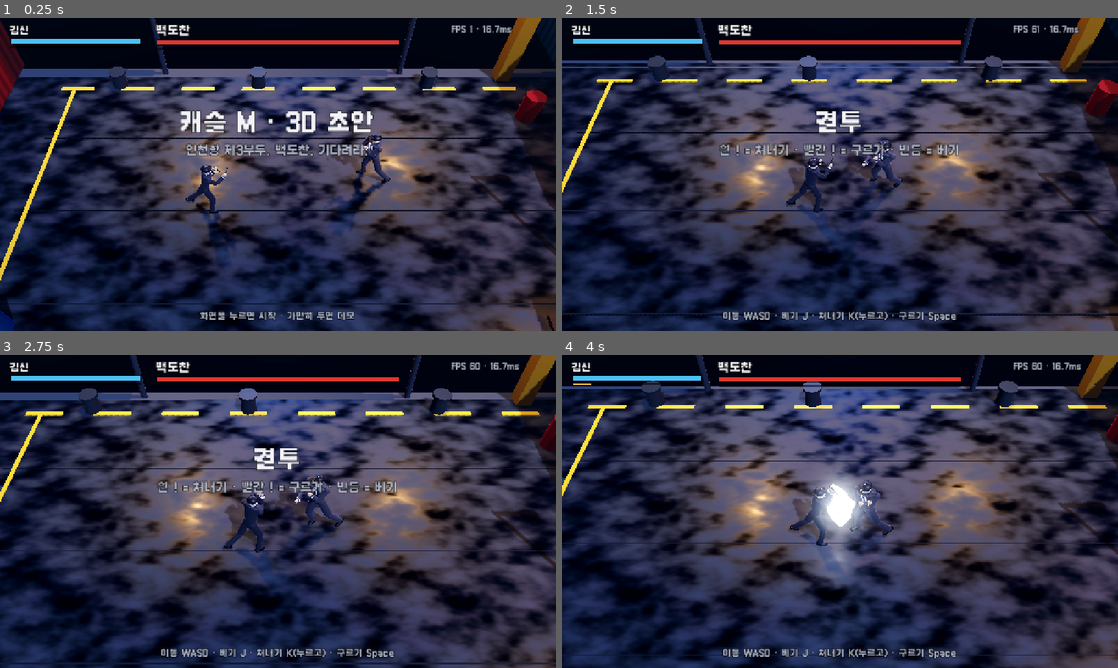
Above: before the commit, frames 1-4 (two rows, left to right).
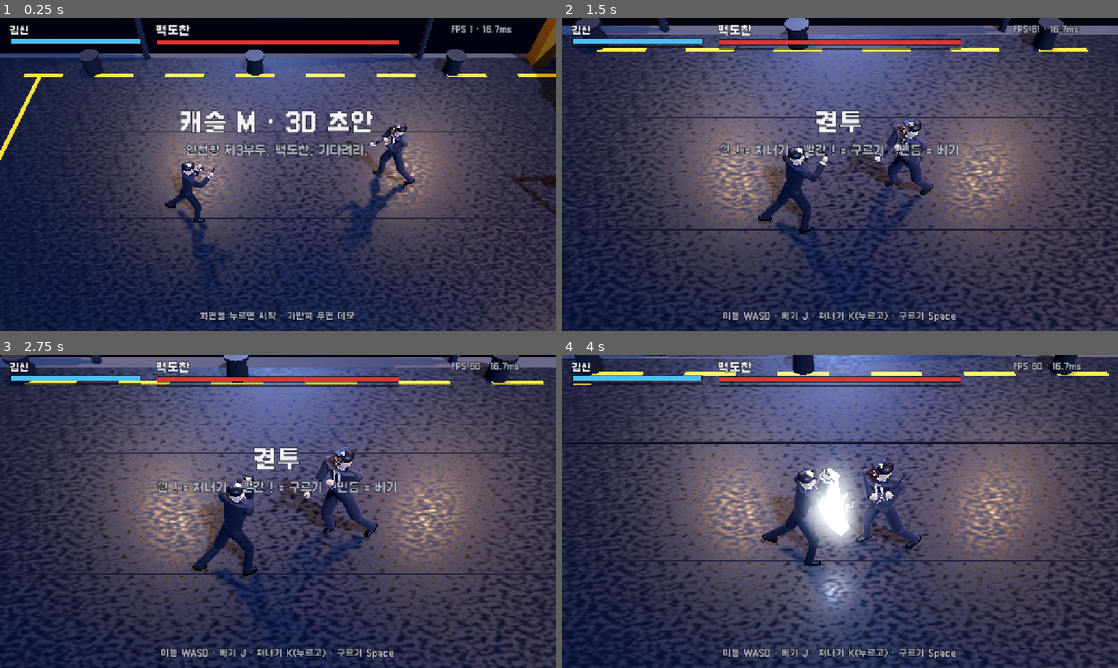
Above: after the commit, the same moments.

Repository: hipiboy7/castle_M3D
Game: Godot game, scene res://main.tscn
The game is run twice, just before and just after one commit, with the same random seed, the same clock (stepped at 60 frames per second) and the same inputs.
Inputs (mouse positions are in pixels of both pictures, inside the frame that each line leads up to):
- Up to frame 1 (0.25 s): no input
- Up to frame 2 (1.5 s): move the mouse to (962, 158) at 0.52 s; hold D (right) 0.53-1.25 s; hold K (parry) 0.53-1.25 s; tap J (attack) at 0.6 s; click (962, 158) at 0.67 s; drag from (728, 190) to (812, 237) at 1.27 s
- Up to frame 3 (2.75 s): move the mouse to (333, 442) at 2.02 s; hold D (right) from 2.03 s (still down); hold K (parry) from 2.03 s (still down); tap J (attack) at 2.1 s
- Up to frame 4 (4 s): release D (right) at 2.75 s; release K (parry) at 2.75 s; drag from (812, 574) to (673, 464) at 2.77 s; move the mouse to (1006, 558) at 3.52 s; hold A (left) from 3.53 s (still down); hold K (parry) from 3.53 s (still down); tap Space (roll) at 3.6 s

The runs differ from the first frame. In frame 1, 48% of the frame differs, in the area x 0-100%, y 0-100%; in frame 2, 58%; in frame 3, 60%; in frame 4, 62%.

Commit message:
화면 다듬기 5가지 · 에뮬레이터 GPU swangle_indirect: 카메라 가깝게, 바닥 잘게 · 어둡게, 맞음 번쩍임 약하게, 칼 궤적 얇게, 머리카락 작게. emu_check 에 전체 화면 안내 끄기 · 셰이더 링크 실패 검사
Co-Authored-By: Claude Sonnet 5.5 <noreply@anthropic.com>

Diff:
--- a/src/view/arena3d.gd
+++ b/src/view/arena3d.gd
@@ -77,7 +77,7 @@
 func _ground() -> void:
 	var noise := FastNoiseLite.new()
 	noise.seed = 6
-	noise.frequency = 0.012
+	noise.frequency = 0.035
 	noise.fractal_octaves = 4
 	var tex := NoiseTexture2D.new()
 	tex.noise = noise
@@ -85,12 +85,11 @@
 	tex.height = 256
 	tex.seamless = true
 	var asphalt := StandardMaterial3D.new()
-	asphalt.albedo_color = Color(0.2, 0.21, 0.24)
-	asphalt.albedo_texture = tex
+	asphalt.albedo_color = Color(0.12, 0.125, 0.145)     # 무늬는 거칠기에만 — 색 얼룩(구름 · 대리석 같음)을 없앴다
 	asphalt.roughness_texture = tex                  # 얼룩진 거칠기 = 젖은 곳은 빛을 비춘다
-	asphalt.roughness = 0.85
+	asphalt.roughness = 0.9
 	asphalt.metallic_specular = 0.6
-	asphalt.uv1_scale = Vector3(5, 5, 5)
+	asphalt.uv1_scale = Vector3(16, 16, 16)
 	var ground := PlaneMesh.new()
 	ground.size = Vector2(HALF_W * 2 + 6, HALF_D * 2 + 3)
 	_mesh(self, ground, asphalt, Vector3(0, 0, 0.9))
--- a/src/view/camera_rig.gd
+++ b/src/view/camera_rig.gd
@@ -1,6 +1,6 @@
 extends Camera3D
 ## 3/4 탑뷰 카메라 — 두 사람 사이(김신 쪽으로 조금)를 따라가고, 멀어지면 물러나고, 흔들림 · 결착 줌을 더한다.
-## 높이 · 거리 OFFSET 으로 내려다보는 각이 약 55도(castle_M 의 3/4 탑뷰와 같은 느낌, 아이소메트릭 아님).
+## 높이 · 거리 OFFSET 으로 내려다보는 각이 약 55도(castle_M 의 3/4 탑뷰와 같은 느낌, 아이소메트릭 아님). 인물이 화면 높이의 약 1/3 이 되게 가깝다(2026-10-26 자체 점검 1).
 
 const OFFSET := Vector3(0, 10.0, 7.0)
 
@@ -20,7 +20,7 @@
 func follow(a: Vector3, b: Vector3, dt: float, shake: int) -> void:
 	var mid := a.lerp(b, 0.42)
 	var sep := a.distance_to(b)
-	var want := clampf(0.78 + sep * 0.06, 0.8, 1.12) * zoom
+	var want := clampf(0.5 + sep * 0.045, 0.56, 0.95) * zoom
 	focus = focus.lerp(mid, 1.0 - exp(-5.0 * dt))
 	dist_k = lerpf(dist_k, want, 1.0 - exp(-3.0 * dt))
 	zoom = lerpf(zoom, 1.0, 1.0 - exp(-1.5 * dt))
--- a/src/view/fx3d.gd
+++ b/src/view/fx3d.gd
@@ -88,8 +88,8 @@
 		var u := float(i) / n
 		var a := deg_to_rad(lerpf(a0, a1, u))
 		var d := Vector3(-sin(a), 0, -cos(a))
-		var w := sin(u * PI) * 0.5 + 0.5
-		var c := Color(1, 1, 1, u * u)
+		var w := 0.28 + 0.22 * sin(u * PI)               # 띠 폭: 바깥 가장자리에서 안쪽 반지름까지의 28 ~ 50 %
+		var c := Color(1, 1, 1, u * u * 0.55)
 		im.surface_set_color(c)
 		im.surface_add_vertex(d * lerpf(r_out, r_in, w) + Vector3(0, h - 0.04 * u, 0))
 		im.surface_set_color(c)
@@ -146,7 +146,7 @@
 			spike(at, yaw, 0.3, reach + radius + 0.2, 0.95, 0.13, Color(1.0, 0.95, 0.85, 0.9), 0.18)
 		"spin":
 			for k in 3:
-				arc(at, yaw + k * 2.1, 0.0, 300.0, radius * 0.55, radius, 0.95 + k * 0.08, Color(1.0, 0.5, 0.45, 0.9), 0.42)
+				arc(at, yaw + k * 2.1, 0.0, 300.0, radius * 0.8, radius, 0.95 + k * 0.08, Color(1.0, 0.5, 0.45, 0.5), 0.42)
 		"cross":
 			arc(at, yaw, -70, 70, reach * 0.3, reach + radius, 1.45, Color(1.0, 0.85, 0.5, 1.0), 0.24)
 			arc(at, yaw, 70, -70, reach * 0.3, reach + radius, 0.9, Color(1.0, 0.85, 0.5, 1.0), 0.24)
--- a/src/view/puppet3d.gd
+++ b/src/view/puppet3d.gd
@@ -140,11 +140,11 @@
 
 func _hair(head: Node3D, m: Material, style: String) -> void:
 	if style == "parted":
-		_mesh(head, _sphere(0.114, 0.2), m, Vector3(0, 0.04, 0.012), Vector3.ZERO, Vector3(1.0, 0.76, 1.04))
+		_mesh(head, _sphere(0.108, 0.2), m, Vector3(0, 0.05, 0.022), Vector3.ZERO, Vector3(1.0, 0.66, 1.02))
 		_mesh(head, _box(Vector3(0.11, 0.03, 0.17)), m, Vector3(0.034, 0.088, -0.004), Vector3(0, 0, -12))
 		_mesh(head, _box(Vector3(0.16, 0.03, 0.04)), m, Vector3(-0.01, 0.072, -0.086), Vector3(-24, 0, -8))
 	else:
-		_mesh(head, _sphere(0.113, 0.2), m, Vector3(0, 0.036, 0.012), Vector3.ZERO, Vector3(1.0, 0.8, 1.03))
+		_mesh(head, _sphere(0.107, 0.2), m, Vector3(0, 0.048, 0.024), Vector3.ZERO, Vector3(1.0, 0.64, 1.02))
 		_mesh(head, _box(Vector3(0.15, 0.036, 0.05)), m, Vector3(0, 0.07, -0.084), Vector3(-22, 0, 0))
 
 
@@ -517,7 +517,7 @@
 
 func _update_flash(f) -> void:
 	var on: bool = f.flash > 0 and (f.flash / 2) % 2 == 0
-	var col := Color(0.9, 0.9, 0.9) if on else Color(0, 0, 0)
+	var col := Color(0.28, 0.25, 0.22) if on else Color(0, 0, 0)
 	for m in mats:
 		m.emission = col
 
Not shown, changed: scripts/emu_check.sh
